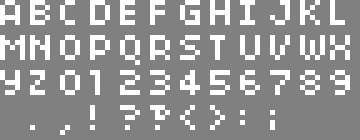
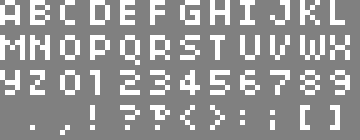
Layer changes from the first 360x140 image to the second:
painted on "Layer 9" over (300, 105, 340, 130)
